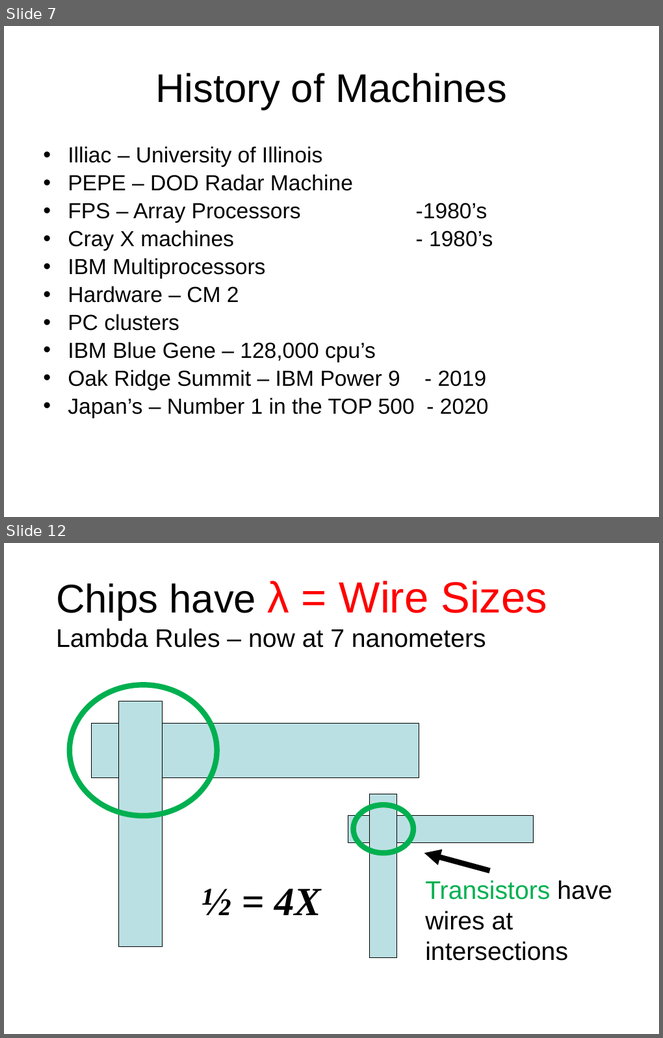
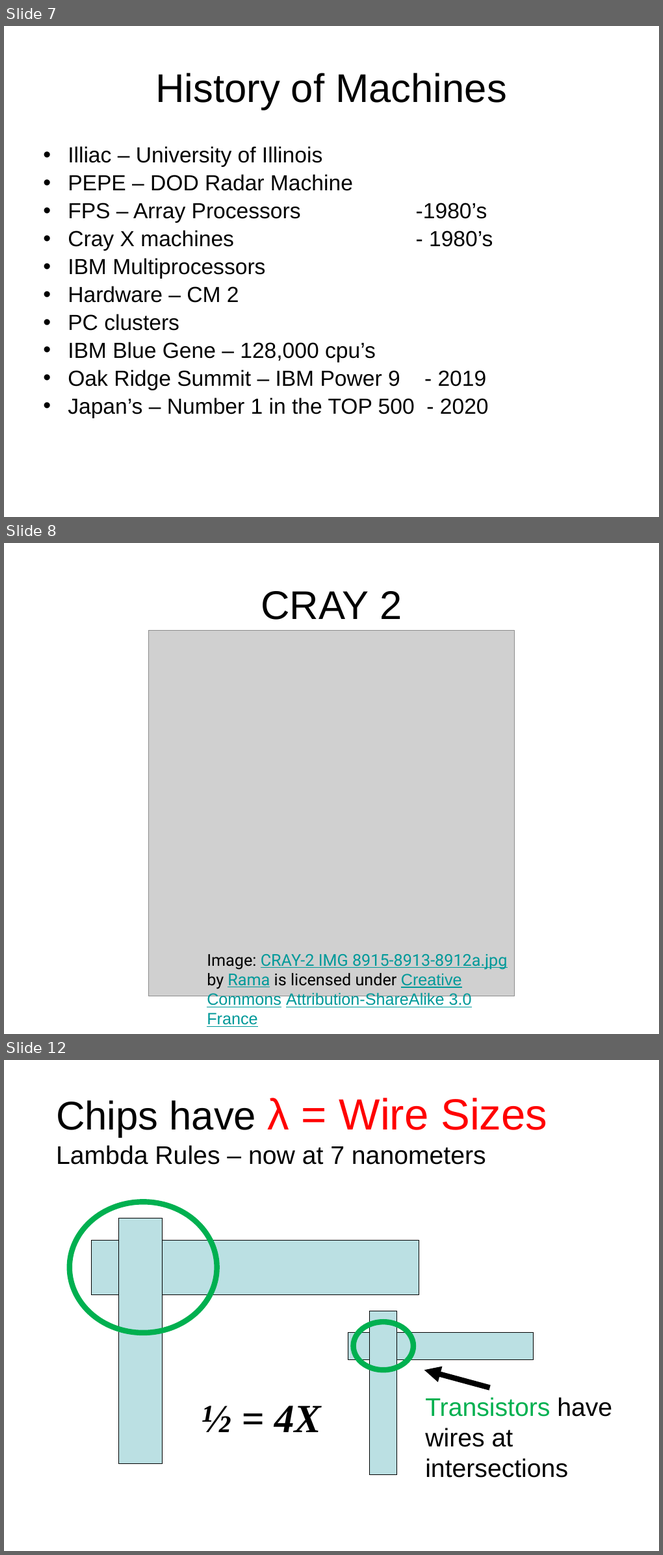
Before and after one commit to shodor-education/petascale-semester-curriculum, a slide deck: units/10/lessons/3/resources/petascale-lesson-10.3-slides.pptx. Shown one above the other, each under a label of ours: slides 7 and 12 before the commit, slides 7, 8 and 12 after it; the slides between them are not shown. The pictures are 663x1038 and 663x1555 pixels, drawn with LibreOffice and Linux fonts; fonts in the diff are those of the drawing; grey boxes stand for pictures. Boxes give left, top, right and bottom in pixels: in the first picture for what was removed or moved away, otherwise in the second. Text is boxed around its words. In the diff, an @@ line names an element or a change of style, - is before the commit and + after.

```diff
--- a/units/10/lessons/3/resources/petascale-lesson-10.3-slides.pptx
+++ b/units/10/lessons/3/resources/petascale-lesson-10.3-slides.pptx
@@ slide 8 added at [4, 543, 659, 1034], background #FFFFFF @@
@@ title added at [261, 591, 402, 620], 44 pt, text #000000 @@
+CRAY 2
@@ picture added at [149, 630, 514, 996] @@
@@ text added at [207, 954, 507, 1027], 18 pt, text #009999, underline @@
+Image: CRAY-2 IMG 8915-8913-8912a.jpg by Rama is licensed under Creative Commons Attribution-ShareAlike 3.0 France
```
Also in this commit, not shown: 3 slides changed, 1 other slide added, 5 slides removed.
